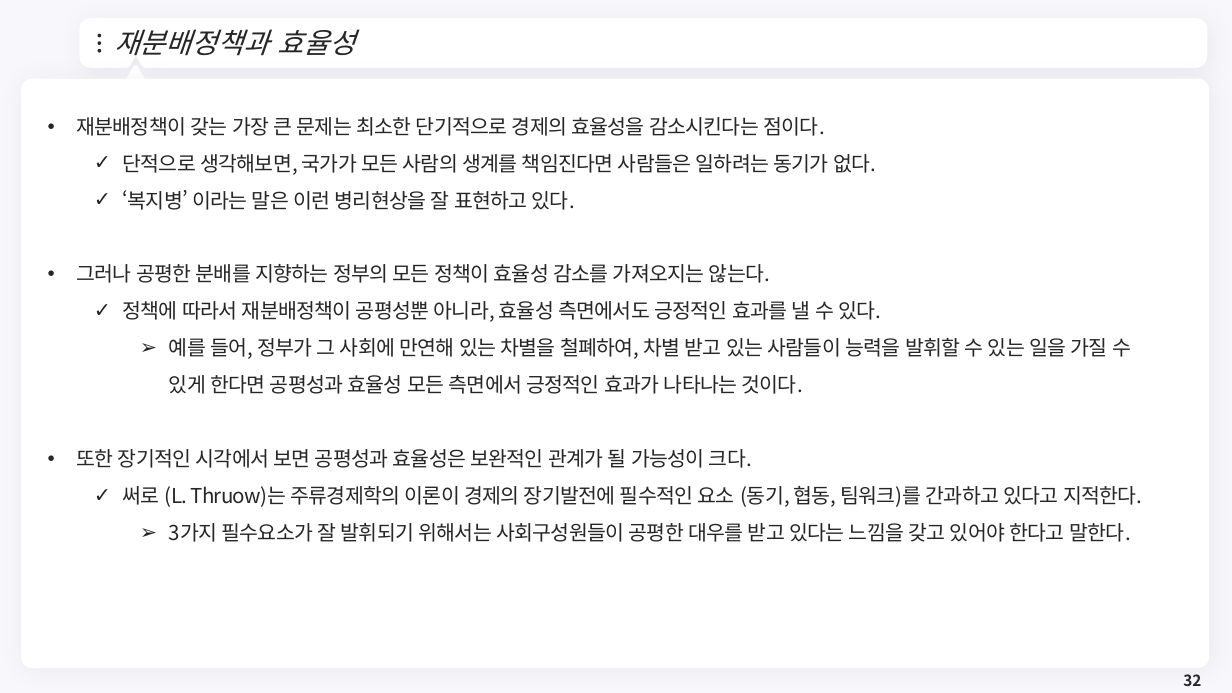
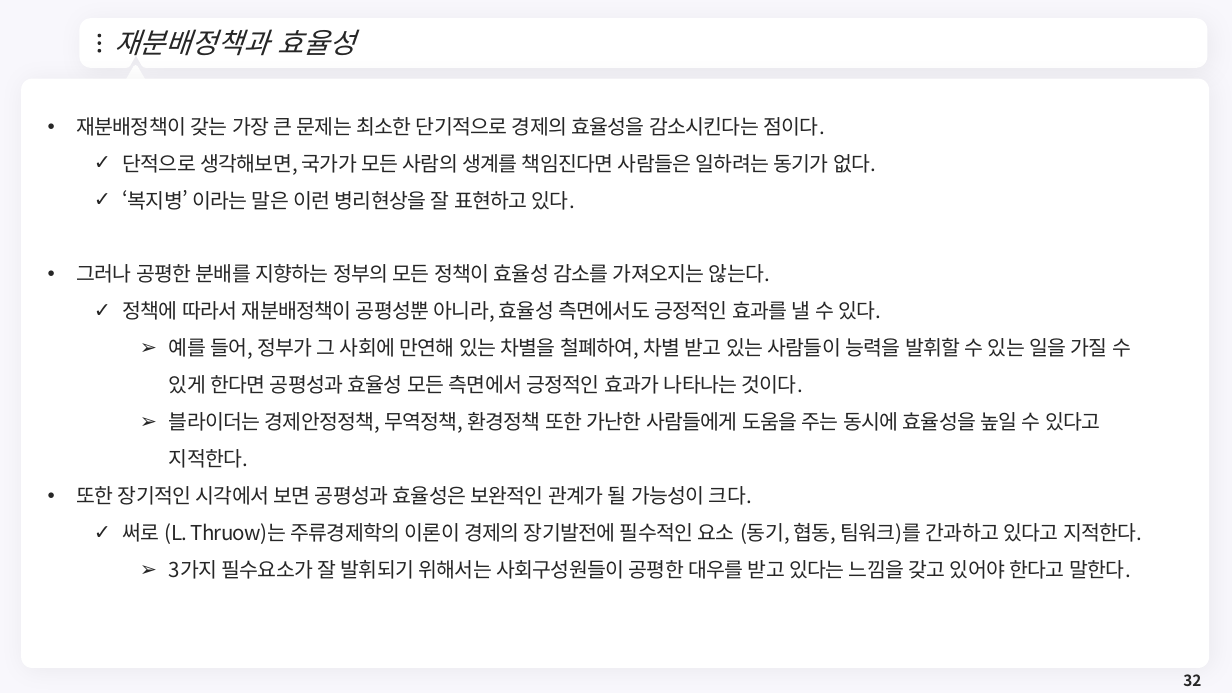
Before and after one commit to meandthey/Teaching, a slide deck: slide 32 of 재정학/01_Lectures/재정학_Chapter_9.pptx. Drawn at 1232x693 pixels with LibreOffice and Linux fonts; fonts in the diff are those of the drawing; background and template pictures are left out. Boxes give left, top, right and bottom in pixels: in the first picture for what was removed or moved away, otherwise in the second. Text is boxed around its words. In the diff, an @@ line names an element or a change of style, - is before the commit and + after.

```diff
--- a/재정학/01_Lectures/재정학_Chapter_9.pptx
+++ b/재정학/01_Lectures/재정학_Chapter_9.pptx
@@ text at (169,412,1100,468): paragraph added @@
+    ➢ 블라이더는 경제안정정책, 무역정책, 환경정책 또한 가난한 사람들에게 도움을 주는 동시에 효율성을 높일 수 있다고 지적한다.
```
Also in this commit, not shown: 1 other slide changed, 25 other files.
